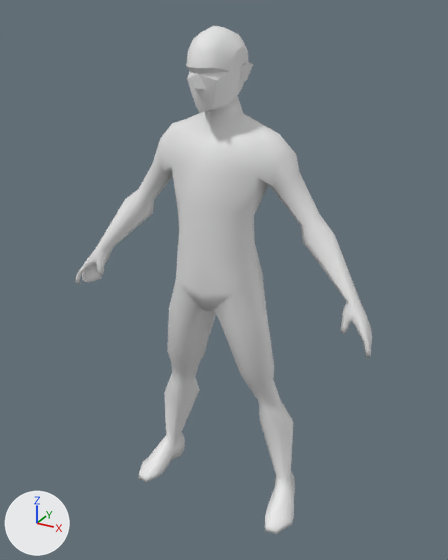
The FBX model Assets/Characters/Player/BaseMesh/BaseCharacter.fbx, before and after one commit.
Camera for both pictures: a 50 mm camera at (1.13, -1.99, 2.06) aimed at (0.01, 0.04, 1.05). The lights are fixed; the arrows at lower left show +X, +Y and +Z.

The scene before the commit, as lines of its bpy script (objects in view):
```python
me_mesh_003 = bpy.data.meshes.new('Mesh.003')
me_mesh_003.from_pydata(...)  # 484 vertices, 514 faces; spans x -0.67..0.67, y -0.15..0.17, z 0.0..2.0
ob_cube = bpy.data.objects.new('Cube', me_mesh_003)
ob_cube.location = (0.0, 0.0, 0.0)
```
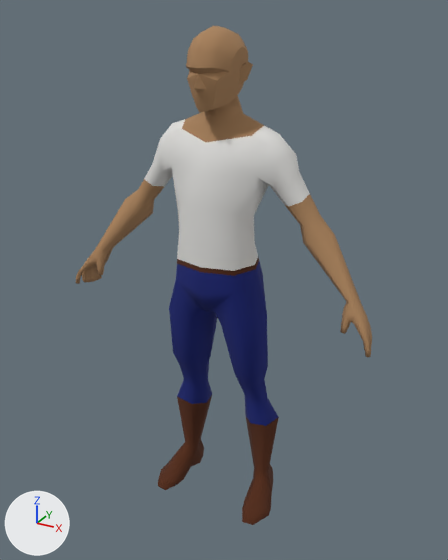
Edits to the scene script, one JSON object a line:
```json
{"op": "add", "block": "mat_pants", "code": ["mat_pants = principled_material('Pants')", "mat_pants.base_color = (0.00695, 0.0165, 0.184)  # dark blue #142377", "mat_pants.roughness = 1.0"]}
{"op": "add", "block": "mat_skin", "code": ["mat_skin = principled_material('Skin')", "mat_skin.base_color = (0.399, 0.225, 0.107)  # brown #a9825c", "mat_skin.roughness = 1.0"]}
{"op": "add", "block": "mat_cloth", "code": ["mat_cloth = principled_material('Cloth')", "mat_cloth.base_color = (0.772, 0.765, 0.744)  # light grey #e4e3e0", "mat_cloth.roughness = 1.0"]}
{"op": "add", "block": "mat_leather", "code": ["mat_leather = principled_material('Leather')", "mat_leather.base_color = (0.0856, 0.0206, 0.00423)  # brown #53270e", "mat_leather.roughness = 1.0"]}
{"block": "me_mesh_003", "where": "# used by ob_cube; location = (0.0, 0.0, 0.0)"}
{"op": "remove", "block": "me_mesh_003", "code": "me_mesh_003.from_pydata(...)  # 484 vertices, 514 faces; spans x -0.67..0.67, y -0.15..0.17, z 0.0..2.0"}
{"op": "add", "block": "me_mesh_003", "code": "me_mesh_003.from_pydata(...)  # 516 vertices, 546 faces; spans x -0.67..0.67, y -0.15..0.17, z 0.0..2.0"}
{"block": "me_mesh_003", "change": "me_mesh_003 part 1"}
{"block": "me_mesh_003", "change": "22 faces are deleted"}
{"block": "me_mesh_003", "change": "32 vertices are added at x -0.35..0.35, y -0.13..0.14, z 1.14..1.45"}
{"block": "me_mesh_003", "change": "22 new faces join them, mat_cloth (light grey #e3e3e0)"}
{"block": "me_mesh_003", "change": "12 new faces join them, mat_skin (brown #aa825c)"}
{"block": "me_mesh_003", "change": "10 new faces join them, mat_pants (dark blue #142377)"}
{"block": "me_mesh_003", "change": "10 new faces join them, mat_leather (brown #53270e)"}
{"block": "me_mesh_003", "change": "me_mesh_003 part 2: 278 faces spanning x -0.67..0.67, y -0.15..0.15, z 0.93..2.0 switch from no material to mat_skin (brown #aa825c)"}
{"block": "me_mesh_003", "change": "me_mesh_003 part 3: 54 faces spanning x -0.31..0.31, y -0.14..0.16, z 1.21..1.67 switch from no material to mat_cloth (light grey #e3e3e0)"}
{"block": "me_mesh_003", "change": "me_mesh_003 part 4: 82 faces spanning x -0.25..0.25, y -0.12..0.17, z 0.39..1.11 switch from no material to mat_pants (dark blue #142377)"}
{"block": "me_mesh_003", "change": "me_mesh_003 part 5: 78 faces spanning x -0.29..0.29, y -0.14..0.17, z 0.0..0.42 switch from no material to mat_leather (brown #53270e)"}
```

Changed parts and their boxes (x1, y1, x2, y2) in the pictures (448 x 560 px):
```json
{"object": "Cube", "change": "reshaped", "before": [76, 26, 372, 534], "after": [76, 26, 372, 525]}
{"part": 1, "of": "me_mesh_003", "change": "built on", "before": [137, 164, 320, 294], "after": [137, 164, 320, 294]}
{"part": 2, "of": "me_mesh_003", "change": "recoloured", "before": [76, 26, 372, 357], "after": [76, 26, 372, 357], "on screen": "grey to brown"}
{"part": 3, "of": "me_mesh_003", "change": "recoloured", "before": [179, 119, 267, 251], "after": [179, 119, 267, 251]}
{"part": 4, "of": "me_mesh_003", "change": "recoloured", "before": [165, 273, 293, 431], "after": [169, 273, 278, 426], "on screen": "grey to blue"}
{"part": 5, "of": "me_mesh_003", "change": "recoloured", "before": [139, 391, 295, 534], "after": [158, 395, 279, 525]}
```
